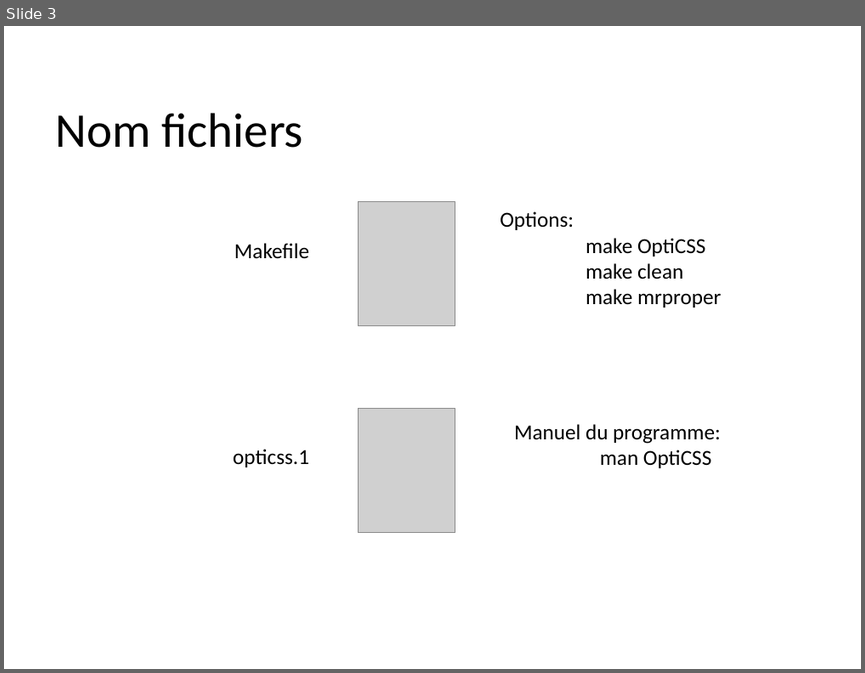
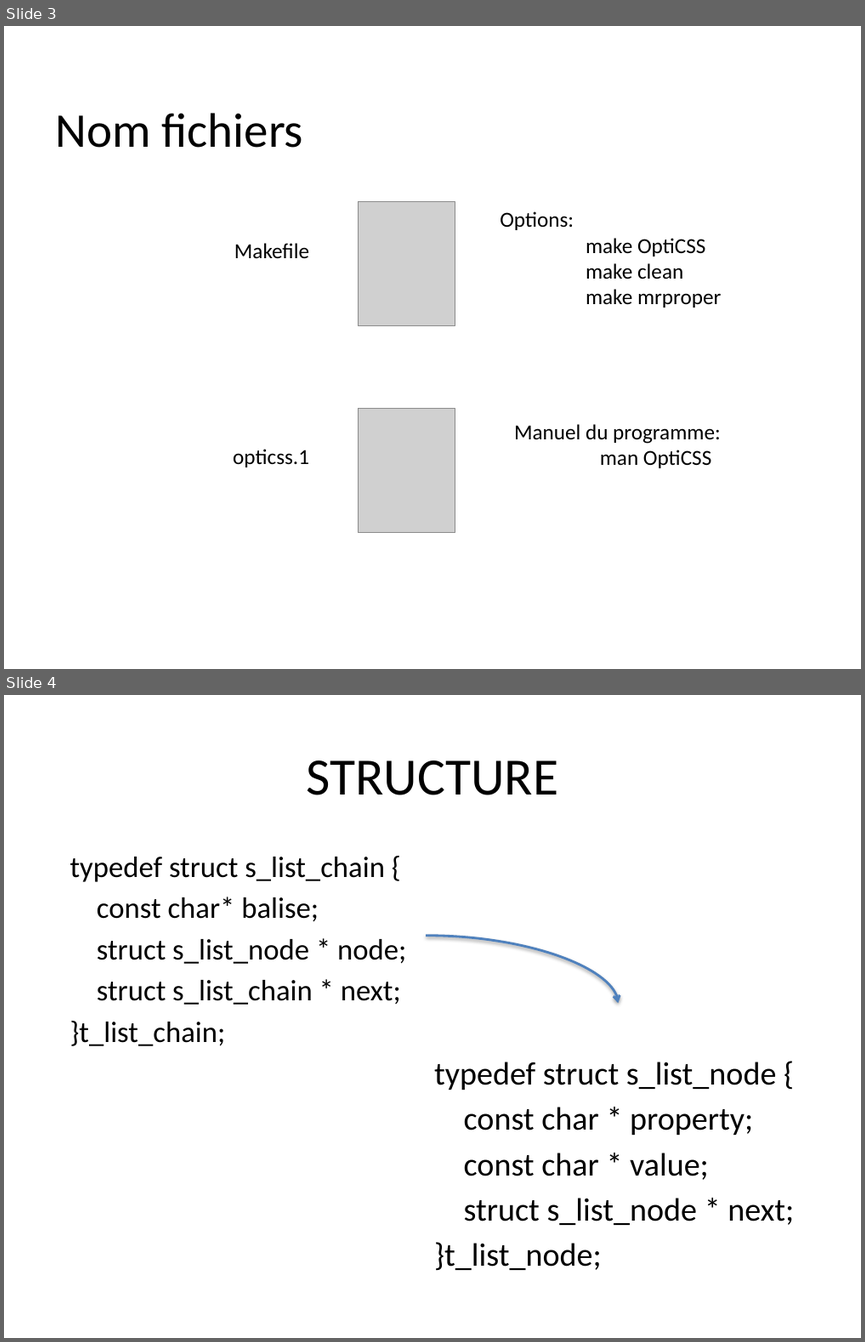
Before and after one commit to Marma92/Opti-CSS-, a slide deck: Opti-CSS/Prez.pptx. Shown one above the other, each under a label of ours: slide 3 before the commit, slides 3 and 4 after it. The pictures are 865x673 and 865x1342 pixels, drawn with LibreOffice and Linux fonts; fonts in the diff are those of the drawing; grey boxes stand for pictures. Boxes give left, top, right and bottom in pixels: in the first picture for what was removed or moved away, otherwise in the second. Text is boxed around its words. In the diff, an @@ line names an element or a change of style, - is before the commit and + after.

Commit message:
rajout de la struc dans la prez

```diff
--- a/Opti-CSS/Prez.pptx
+++ b/Opti-CSS/Prez.pptx
@@ slide 4 added at (x1=4, y1=695, x2=861, y2=1338), background #FFFFFF @@
@@ title added at (x1=306, y1=760, x2=558, y2=795), 44 pt, text #000000 @@
+STRUCTURE
@@ text added at (x1=70, y1=857, x2=406, y2=1046), 24.8 pt, text #000000 @@
+typedef struct s_list_chain {
+const char* balise;
+struct s_list_node * node;
+struct s_list_chain * next;
+}t_list_chain;
@@ curved arrow added from (426, 936) to (619, 1003), #4F81BD 2 pt @@
@@ text added at (x1=434, y1=1061, x2=794, y2=1270), 27.2 pt, text #000000 @@
+typedef struct s_list_node {
+const char * property;
+const char * value;
+struct s_list_node * next;
+}t_list_node;
```
